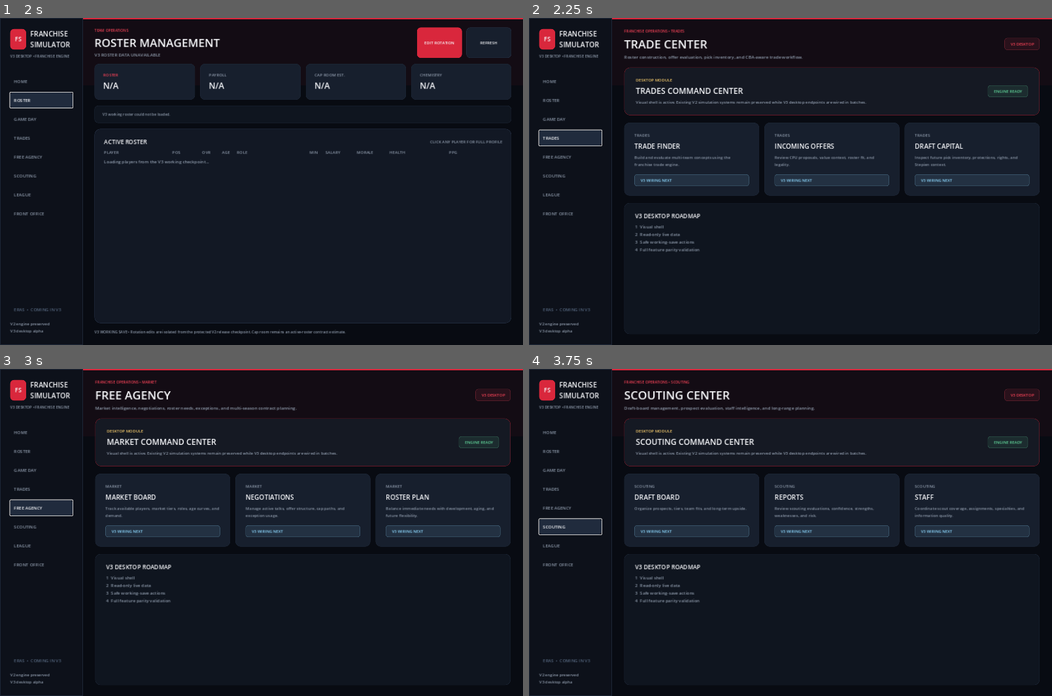
Above: before the commit, frames 1-4 (two rows, left to right).
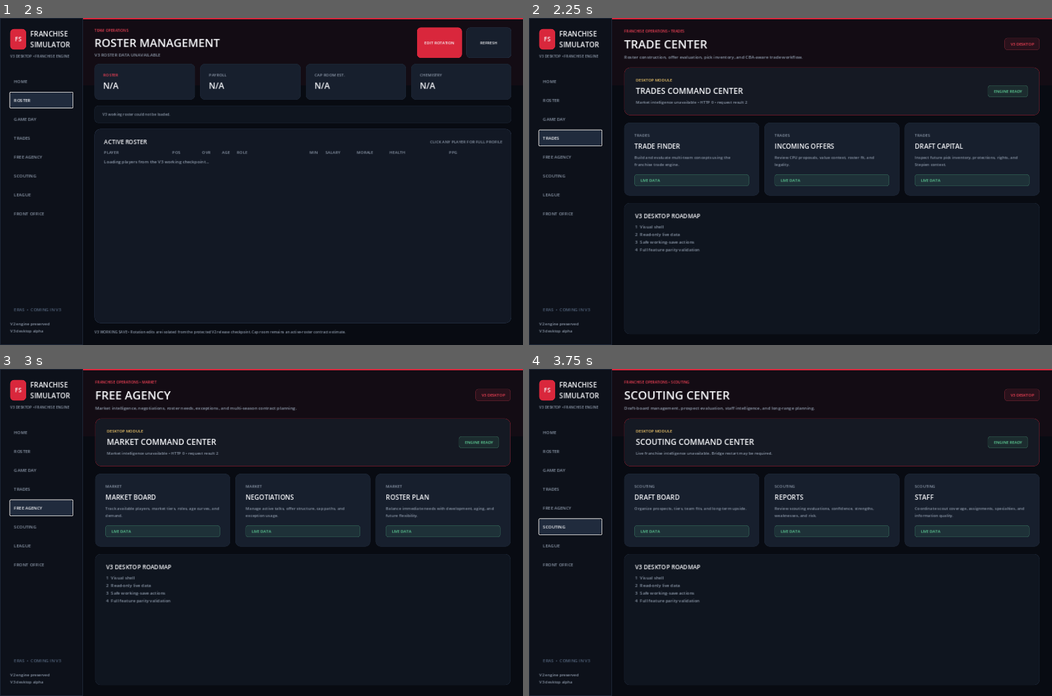
Above: after the commit, the same moments.

Repository: mklim6/NBA_Roster_Optimization_Engine
Game: Godot game, scene res://scenes/main.tscn
Two runs of this game, one before a commit and one after it. Both use one fixed random seed, a clock stepped at 60 frames per second and the inputs below.
Inputs:
- Up to frame 1 (2 s): click "HOME" at 0.5 s; click "ROSTER" at 1.25 s
- Up to frame 2 (2.25 s): click "TRADES" at 2 s
- Up to frame 3 (3 s): click "FREE AGENCY" at 2.75 s
- Up to frame 4 (3.75 s): click "SCOUTING" at 3.5 s

Frame 1 is identical in both runs. In frame 2, 0.5% of the frame differs, in the area x 20-96%, y 25-52%; in frame 3, 0.5%; in frame 4, 0.5%.

Commit message:
Wire V3 live franchise and market intelligence

Diff:
--- a/godot_client/scripts/main.gd
+++ b/godot_client/scripts/main.gd
@@ -7,6 +7,8 @@
 const ROTATION_APPLY_URL := "http://127.0.0.1:8765/v3/rotation/apply"
 const GAME_DAY_URL := "http://127.0.0.1:8765/v3/game-day"
 const GAME_DAY_SIMULATE_URL := "http://127.0.0.1:8765/v3/game-day/simulate"
+const INTELLIGENCE_URL := "http://127.0.0.1:8765/v3/franchise-intelligence"
+const MARKET_INTELLIGENCE_URL := "http://127.0.0.1:8765/v3/market-intelligence"
 
 const BG := Color("080b12")
 const SIDEBAR := Color("0d111a")
@@ -33,6 +35,8 @@
 var rotation_request: HTTPRequest
 var game_day_request: HTTPRequest
 var game_day_simulate_request: HTTPRequest
+var intelligence_request: HTTPRequest
+var market_intelligence_request: HTTPRequest
 
 var home_page: Control
 var roster_page: Control
@@ -44,6 +48,8 @@
 var current_page := "HOME"
 var nav_buttons := {}
 var roster_payload := {}
+var feature_status_labels := {}
+var feature_module_labels := {}
 
 var roster_subtitle: Label
 var roster_status: Label
@@ -605,11 +611,12 @@
 	hero_text.add_child(hero_title)
 
 	var hero_detail := Label.new()
-	hero_detail.text = "Visual shell is active. Existing V2 simulation systems remain preserved while V3 desktop endpoints are wired in batches."
+	hero_detail.text = "Loading live V3 franchise intelligence..."
 	hero_detail.autowrap_mode = TextServer.AUTOWRAP_WORD_SMART
 	hero_detail.add_theme_color_override("font_color", MUTED)
 	hero_detail.add_theme_font_size_override("font_size", 11)
 	hero_text.add_child(hero_detail)
+	feature_status_labels[section_tag] = hero_detail
 
 	hero_row.add_child(_pill("ENGINE READY", GOOD))
 
@@ -647,12 +654,19 @@
 		module_description.add_theme_color_override("font_color", MUTED)
 		module_description.add_theme_font_size_override("font_size", 11)
 		module_body.add_child(module_description)
+		feature_module_labels["%s:%s" % [section_tag, module_title]] = module_description
 
 		var module_spacer := Control.new()
 		module_spacer.size_flags_vertical = Control.SIZE_EXPAND_FILL
 		module_body.add_child(module_spacer)
 
-		module_body.add_child(_pill("V3 WIRING NEXT", ACCENT))
+		var live_section := section_tag in ["TRADES", "MARKET", "SCOUTING", "LEAGUE", "OPERATIONS"]
+		module_body.add_child(
+			_pill(
+				"LIVE DATA" if live_section else "V3 WIRING NEXT",
+				GOOD if live_section else ACCENT
+			)
+		)
 
 	var workflow := PanelContainer.new()
 	workflow.size_flags_horizontal = Control.SIZE_EXPAND_FILL
@@ -1920,6 +1934,364 @@
 	return "%.1f" % number
 
 
+func _feature_label(key: String) -> Label:
+	var value = feature_module_labels.get(key)
+	return value as Label if value is Label else null
+
+
+func _set_feature_text(key: String, text_value: String) -> void:
+	var label := _feature_label(key)
+	if label != null:
+		label.text = text_value
+
+
+func _market_player_lines(rows: Array, limit: int = 5) -> String:
+	var lines: Array = []
+	var count: int = 0
+	for raw_row in rows:
+		if typeof(raw_row) != TYPE_DICTIONARY:
+			continue
+		var row: Dictionary = raw_row
+		lines.append(
+			"%s • %s • OVR %s • Age %s" % [
+				str(row.get("name", "")),
+				str(row.get("position", "")),
+				str(row.get("overall", "N/A")),
+				str(row.get("age", "N/A"))
+			]
+		)
+		count += 1
+		if count >= limit:
+			break
+	return "\n".join(lines)
+
+
+func _trade_asset_lines(rows: Array, limit: int = 5) -> String:
+	var lines: Array = []
+	var count: int = 0
+	for raw_row in rows:
+		if typeof(raw_row) != TYPE_DICTIONARY:
+			continue
+		var row: Dictionary = raw_row
+		lines.append(
+			"%s • OVR %s • %s • %s PPG" % [
+				str(row.get("name", "")),
+				str(row.get("overall", "N/A")),
+				str(row.get("salary_display", "N/A")),
+				str(row.get("ppg", 0.0))
+			]
+		)
+		count += 1
+		if count >= limit:
+			break
+	return "\n".join(lines)
+
+
+func _request_market_intelligence() -> void:
+	if market_intelligence_request == null:
+		return
+	if market_intelligence_request.get_http_client_status() != HTTPClient.STATUS_DISCONNECTED:
+		market_intelligence_request.cancel_request()
+
+	var error := market_intelligence_request.request(MARKET_INTELLIGENCE_URL)
+	if error != OK:
+		for section in ["TRADES", "MARKET"]:
+			var label = feature_status_labels.get(section)
+			if label is Label:
+				label.text = "Live market intelligence request could not be started."
+
+
+func _on_market_intelligence_completed(
+	result: int,
+	response_code: int,
+	_headers: PackedStringArray,
+	body: PackedByteArray
+) -> void:
+	if result != HTTPRequest.RESULT_SUCCESS or response_code != 200:
+		var body_text: String = body.get_string_from_utf8()
+		var failure_detail: String = "HTTP %s • request result %s" % [
+			str(response_code),
+			str(result)
+		]
+		if body_text != "":
+			failure_detail += " • " + body_text.left(180).replace("\n", " ")
+		print("MARKET INTELLIGENCE FAILURE: ", failure_detail)
+		for section in ["TRADES", "MARKET"]:
+			var failed_label = feature_status_labels.get(section)
+			if failed_label is Label:
+				failed_label.text = "Market intelligence unavailable • %s" % failure_detail
+		return
+
+	var payload = JSON.parse_string(body.get_string_from_utf8())
+	if typeof(payload) != TYPE_DICTIONARY:
+		return
+
+	var season = payload.get("season", {})
+	var context_text := "%s • League Day %s • %s" % [
+		str(season.get("label", "")),
+		str(season.get("day_index", "?")),
+		str(season.get("phase", "")).replace("_", " ").capitalize()
+	]
+
+	for section in ["TRADES", "MARKET"]:
+		var status_label = feature_status_labels.get(section)
+		if status_label is Label:
+			status_label.text = "LIVE V3 DATA • %s" % context_text
+
+	var trade = payload.get("trade", {})
+	var assets: Array = trade.get("assets", [])
+	var financial = trade.get("financial", {})
+	var draft = trade.get("draft", {})
+
+	_set_feature_text(
+		"TRADES:TRADE FINDER",
+		"ACTIVE ROSTER ASSET SNAPSHOT\n%s" % _trade_asset_lines(assets, 5)
+	)
+
+	_set_feature_text(
+		"TRADES:INCOMING OFFERS",
+		"Incoming-offer queue is not exposed in V3 yet.\n\nPayroll %s • Cap room %s\nTax room %s • 1st apron room %s" % [
+			str(financial.get("payroll_display", "N/A")),
+			str(financial.get("cap_room_estimate_display", "N/A")),
+			str(financial.get("tax_room_display", "N/A")),
+			str(financial.get("first_apron_room_display", "N/A"))
+		]
+	)
+
+	if typeof(draft) == TYPE_DICTIONARY and not draft.is_empty():
+		_set_feature_text(
+			"TRADES:DRAFT CAPITAL",
+			"%s Draft • %s\nTarget season %s\nExact owned-pick / rights inventory will use the dedicated trade-state endpoint next." % [
+				str(draft.get("draft_year", "Next")),
+				str(draft.get("phase", "")).replace("_", " ").capitalize(),
+				str(draft.get("target_season", ""))
+			]
+		)
+
+	var free_agency = payload.get("free_agency", {})
+	var free_agents: Array = free_agency.get("top_available", [])
+	_set_feature_text(
+		"MARKET:MARKET BOARD",
+		"%s FREE AGENTS AVAILABLE\n%s" % [
+			str(free_agency.get("total_available", 0)),
+			_market_player_lines(free_agents, 5)
+		]
+	)
+
+	_set_feature_text(
+		"MARKET:NEGOTIATIONS",
+		"READ-ONLY CAP CONTEXT\nPayroll %s\nCap room %s\nTax room %s\n2nd apron room %s" % [
+			str(financial.get("payroll_display", "N/A")),
+			str(financial.get("cap_room_estimate_display", "N/A")),
+			str(financial.get("tax_room_display", "N/A")),
+			str(financial.get("second_apron_room_display", "N/A"))
+		]
+	)
+
+	var depth = payload.get("roster_depth", {})
+	var counts = depth.get("position_counts", {})
+	var thin: Array = depth.get("thinnest_positions", [])
+	_set_feature_text(
+		"MARKET:ROSTER PLAN",
+		"POSITION DEPTH\nPG %s • SG %s • SF %s • PF %s • C %s\nThinnest current groups: %s" % [
+			str(counts.get("PG", 0)),
+			str(counts.get("SG", 0)),
+			str(counts.get("SF", 0)),
+			str(counts.get("PF", 0)),
+			str(counts.get("C", 0)),
+			" / ".join(thin)
+		]
+	)
+
+
+func _request_franchise_intelligence() -> void:
+	if intelligence_request == null:
+		return
+	if intelligence_request.get_http_client_status() != HTTPClient.STATUS_DISCONNECTED:
+		intelligence_request.cancel_request()
+
+	var error := intelligence_request.request(INTELLIGENCE_URL)
+	if error != OK:
+		for section in ["SCOUTING", "LEAGUE", "OPERATIONS"]:
+			var label = feature_status_labels.get(section)
+			if label is Label:
+				label.text = "Live franchise intelligence request could not be started."
+
+
+func _standings_lines(rows: Array) -> String:
+	var lines: Array = []
+	for row in rows:
+		if typeof(row) != TYPE_DICTIONARY:
+			continue
+		lines.append(
+			"%s  %s  %s  %s" % [
+				str(row.get("rank", "")),
+				str(row.get("team", "")),
+				str(row.get("record", "")),
+				str(row.get("streak", ""))
+			]
+		)
+	return "\n".join(lines)
+
+
+func _leader_lines(rows: Array, metric: String) -> String:
+	var lines: Array = []
+	for row in rows:
+		if typeof(row) != TYPE_DICTIONARY:
+			continue
+		lines.append(
+			"%s  %s  %s" % [
+				str(row.get("name", "")),
+				str(row.get("team", "")),
+				str(row.get(metric, 0.0))
+			]
+		)
+	return "\n".join(lines)
+
+
+func _on_intelligence_completed(
+	result: int,
+	response_code: int,
+	_headers: PackedStringArray,
+	body: PackedByteArray
+) -> void:
+	if result != HTTPRequest.RESULT_SUCCESS or response_code != 200:
+		for section in ["SCOUTING", "LEAGUE", "OPERATIONS"]:
+			var failed_label = feature_status_labels.get(section)
+			if failed_label is Label:
+				failed_label.text = "Live franchise intelligence unavailable. Bridge restart may be required."
+		return
+
+	var payload = JSON.parse_string(body.get_string_from_utf8())
+	if typeof(payload) != TYPE_DICTIONARY:
+		return
+
+	var season = payload.get("season", {})
+	var season_text := "%s • League Day %s • %s" % [
+		str(season.get("label", "")),
+		str(season.get("day_index", "?")),
+		str(season.get("phase", "")).replace("_", " ").capitalize()
+	]
+
+	for section in ["SCOUTING", "LEAGUE", "OPERATIONS"]:
+		var status_label = feature_status_labels.get(section)
+		if status_label is Label:
+			status_label.text = "LIVE V3 DATA • %s" % season_text
+
+	var league = payload.get("league", {})
+	var east: Array = league.get("east", [])
+	var west: Array = league.get("west", [])
+	_set_feature_text(
+		"LEAGUE:STANDINGS",
+		"EAST\n%s\n\nWEST\n%s" % [
+			_standings_lines(east.slice(0, 3)),
+			_standings_lines(west.slice(0, 3))
+		]
+	)
+
+	var leaders = league.get("leaders", {})
+	_set_feature_text(
+		"LEAGUE:AWARDS",
+		"SCORING\n%s\n\nASSISTS\n%s" % [
+			_leader_lines(leaders.get("scoring", []), "ppg"),
+			_leader_lines(leaders.get("assists", []), "apg")
+		]
+	)
+
+	var result_lines: Array = []
+	for recent in league.get("recent_results", []):
+		if typeof(recent) == TYPE_DICTIONARY:
+			result_lines.append(
+				"Day %s • %s" % [
+					str(recent.get("day_index", "")),
+					str(recent.get("display", ""))
+				]
+			)
+	_set_feature_text(
+		"LEAGUE:TRANSACTIONS",
+		"RECENT LEAGUE RESULTS\n%s" % "\n".join(result_lines)
+	)
+
+	var scouting = payload.get("scouting", {})
+	var draft = scouting.get("draft", {})
+	if typeof(draft) == TYPE_DICTIONARY and not draft.is_empty():
+		_set_feature_text(
+			"SCOUTING:DRAFT BOARD",
+			"%s Draft • %s\nTarget season %s\nCurrent pick index %s" % [
+				str(draft.get("draft_year", "Next")),
+				str(draft.get("phase", "scouting")).replace("_", " ").capitalize(),
+				str(draft.get("target_season", "")),
+				str(draft.get("current_pick_index", 0))
+			]
+		)
+		var counts = scouting.get("collection_counts", {})
+		var count_bits: Array = []
+		if typeof(counts) == TYPE_DICTIONARY:
+			for key in counts.keys():
+				count_bits.append("%s %s" % [str(counts[key]), str(key).replace("_", " ")])
+		_set_feature_text(
+			"SCOUTING:REPORTS",
+			"Live draft metadata loaded.\n%s" % (
+				" • ".join(count_bits)
+				if count_bits.size() > 0
+				else "Detailed prospect-report collection wiring is next."
+			)
+		)
+		_set_feature_text(
+			"SCOUTING:STAFF",
+			"Scouting phase: %s\nDesktop scout assignments remain protected until a dedicated write-safe endpoint is added." % str(
+				draft.get("phase", "")
+			).replace("_", " ").capitalize()
+		)
+
+	var front = payload.get("front_office", {})
+	var chemistry = front.get("chemistry", {})
+	var financial = front.get("financial", {})
+	var competitive = front.get("competitive", {})
+	var injured: Array = front.get("injured_players", [])
+	var morale_watch: Array = front.get("morale_watch", [])
+	var rotation = front.get("rotation", {})
+
+	var health_lines: Array = [
+		"Chemistry %s • %s rotation players • %.0f minutes" % [
+			str(chemistry.get("score", "N/A")),
+			str(rotation.get("rotation_players", "?")),
+			float(rotation.get("total_minutes", 0.0))
+		],
+		"%s injured • %s morale watch" % [
+			str(injured.size()),
+			str(morale_watch.size())
+		]
+	]
+	for player in injured.slice(0, 2):
+		if typeof(player) == TYPE_DICTIONARY:
+			health_lines.append(
+				"%s • %s" % [
+					str(player.get("name", "")),
+					str(player.get("status", ""))
+				]
+			)
+	_set_feature_text("OPERATIONS:TEAM HEALTH", "\n".join(health_lines))
+
+	_set_feature_text(
+		"OPERATIONS:FRANCHISE PLAN",
+		"Record %s • %s in %s\nPayroll %s • Cap room %s\nWorking save stays isolated from V2." % [
+			str(competitive.get("record", "")),
+			str(competitive.get("conference_rank", "?")),
+			str(competitive.get("conference", "")),
+			str(financial.get("payroll_display", "N/A")),
+			str(financial.get("cap_room_estimate_display", "N/A"))
+		]
+	)
+
+	_set_feature_text(
+		"OPERATIONS:STAFF ROOM",
+		"Live team state loaded for %s.\nStaff personnel controls will use a dedicated write-safe endpoint before edits are enabled." % str(
+			payload.get("team_name", "Active Franchise")
+		)
+	)
+
+
 func _show_page(page_name: String) -> void:
 	current_page = page_name
 
@@ -1947,6 +2319,10 @@
 		_request_roster()
 	elif page_name == "HOME":
 		_request_franchise_summary()
+	elif page_name in ["SCOUTING", "LEAGUE", "FRONT OFFICE"]:
+		_request_franchise_intelligence()
+	elif page_name in ["TRADES", "FREE AGENCY"]:
+		_request_market_intelligence()
 
 
 func _apply_nav_button_style(button: Button, active: bool) -> void:
@@ -2202,6 +2578,16 @@
 	game_day_simulate_request.request_completed.connect(_on_game_day_simulate_completed)
 	add_child(game_day_simulate_request)
 
+	intelligence_request = HTTPRequest.new()
+	intelligence_request.timeout = 6.0
+	intelligence_request.request_completed.connect(_on_intelligence_completed)
+	add_child(intelligence_request)
+
+	market_intelligence_request = HTTPRequest.new()
+	market_intelligence_request.timeout = 30.0
+	market_intelligence_request.request_completed.connect(_on_market_intelligence_completed)
+	add_child(market_intelligence_request)
+
 func _check_bridge() -> void:
 	if http_request == null:
 		return
Not shown, changed: desktop_bridge/server.py
Not shown, changed: scripts/v3_quick_gate.ps1
